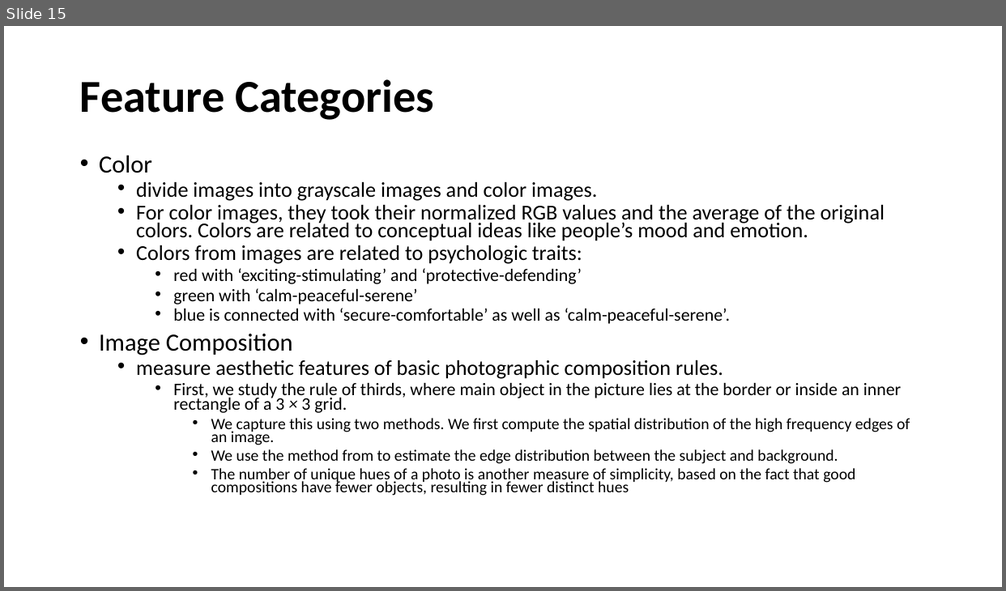
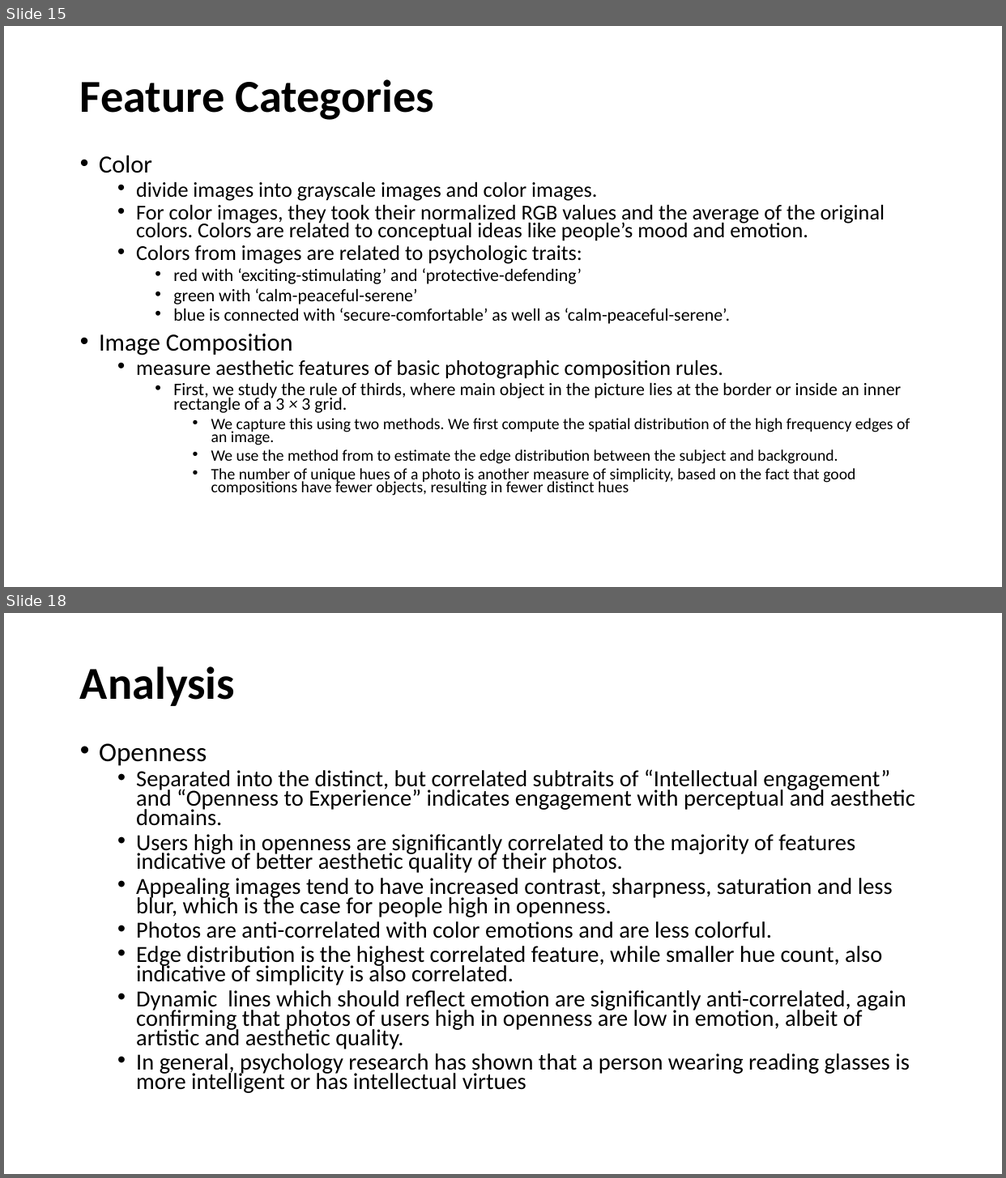
Before and after one commit to Sandhya-Bairi/USU-Assignments-and-Projects, a slide deck: CS 6675 - Advance Data Science/Practicum/Presentation.pptx. Shown one above the other, each under a label of ours: slide 15 before the commit, slides 15 and 18 after it; the slides between them are not shown. The pictures are 1006x591 and 1006x1178 pixels, drawn with LibreOffice and Linux fonts; fonts in the diff are those of the drawing. Boxes give left, top, right and bottom in pixels: in the first picture for what was removed or moved away, otherwise in the second. Text is boxed around its words. In the diff, an @@ line names an element or a change of style, - is before the commit and + after.

```diff
--- a/CS 6675 - Advance Data Science/Practicum/Presentation.pptx
+++ b/CS 6675 - Advance Data Science/Practicum/Presentation.pptx
@@ slide 18 added at <box>4,613,1002,1174</box>, background #FFFFFF @@
@@ title added at <box>80,666,235,706</box>, 44 pt, text #000000, bold @@
+Analysis
@@ text added at <box>99,743,915,1093</box>, 22.2 pt, text #000000 @@
+• Openness
+  • Separated into the distinct, but correlated subtraits of “Intellectual engagement” and “Openness to Experience” indicates engagement with perceptual and aesthetic domains.
+  • Users high in openness are significantly correlated to the majority of features indicative of better aesthetic quality of their photos.
+  • Appealing images tend to have increased contrast, sharpness, saturation and less blur, which is the case for people high in openness.
+  • Photos are anti-correlated with color emotions and are less colorful.
+  • Edge distribution is the highest correlated feature, while smaller hue count, also indicative of simplicity is also correlated.
+  • Dynamic lines which should reflect emotion are significantly anti-correlated, again confirming that photos of users high in openness are low in emotion, albeit of artistic and aesthetic quality.
+  • In general, psychology research has shown that a person wearing reading glasses is more intelligent or has intellectual virtues
```
Also in this commit, not shown: 2 slides changed, 7 other slides added, 32 other files.
